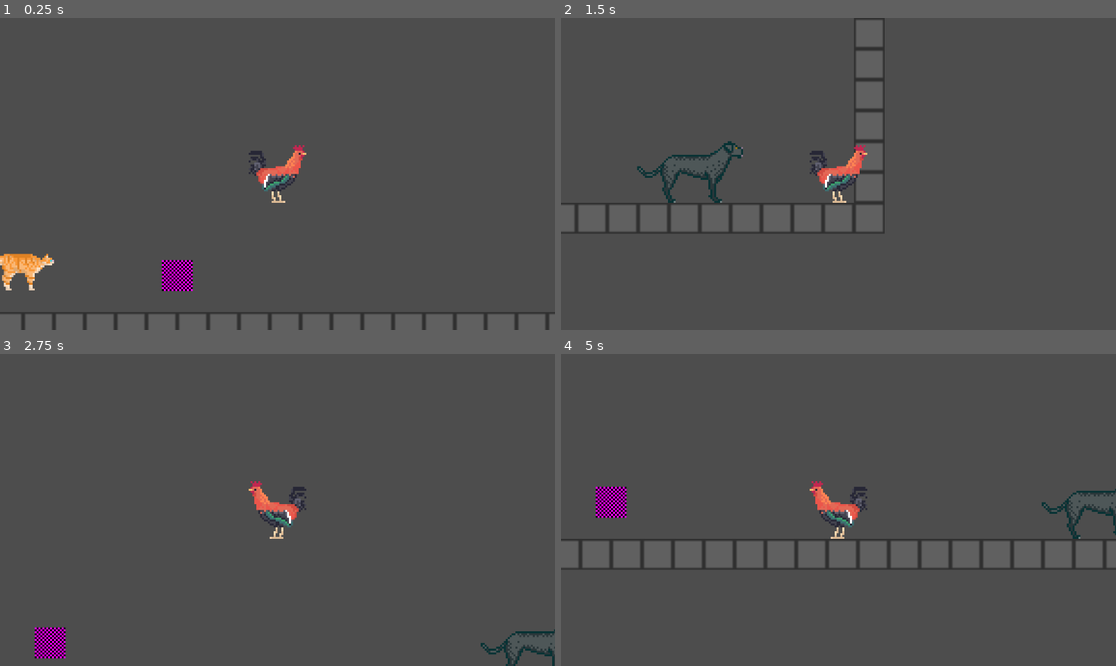
Above: before the commit, frames 1-4 (two rows, left to right).
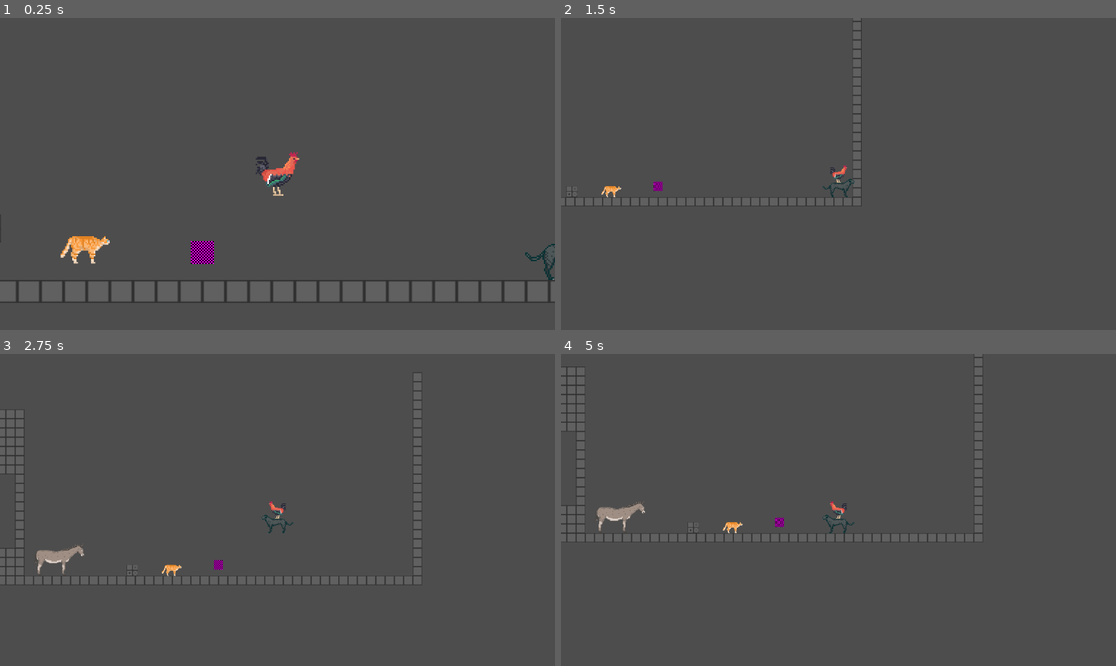
Above: after the commit, the same moments.

Repository: EdgeGnW/DETTAGameJam2026
Game: Godot game, scene res://modules/Test/Frederick.tscn
Same seed, same stepped clock (60 frames per second), same inputs: the game is played once before the commit and once after it. This scene is started directly instead of the project's main scene.
Inputs:
- Up to frame 1 (0.25 s): no input
- Up to frame 2 (1.5 s): tap Enter (ui_accept) at 0.5 s; hold Enter (ui_accept) 0.53-1.28 s; hold Right (ui_right) from 0.53 s (still down); tap Ctrl (roll) at 1.35 s
- Up to frame 3 (2.75 s): tap Enter (ui_accept) at 1.52, 1.55, 1.82 s; release Right (ui_right) at 2.03 s; hold Left (ui_left) from 2.03 s (still down); hold Enter (ui_accept) from 2.03 s (still down)
- Up to frame 4 (5 s): release Left (ui_left) at 2.78 s; release Enter (ui_accept) at 2.78 s; hold Right (ui_right) 2.78-4.28 s; tap Ctrl (roll) at 2.85, 4.35 s; tap Enter (ui_accept) at 3.02, 3.05, 3.32, 4.52, 4.55, 4.82 s; hold Enter (ui_accept) 3.53-4.28 s; hold Left (ui_left) from 4.28 s (still down)

The runs differ from the first frame. In frame 1, 4.2% of the frame differs, in the area x 0-100%, y 40-100%; in frame 2, 3.1%; in frame 3, 2.4%; in frame 4, 3.9%.

Commit message:
Jumping Mechanics

Diff:
--- a/modules/Player/Cat/cat.tscn
+++ b/modules/Player/Cat/cat.tscn
@@ -21,9 +21,10 @@
 texture_filter = 1
 collision_layer = 4
 script = ExtResource("1_hkbnf")
-gravity = Vector2(0, 1000)
+jump_height = 250.0
 max_fall_speed = 600.0
 height = 19.0
+camera_zoom = 2.0
 animal_state = 2
 
 [node name="CollisionShape2D" type="CollisionShape2D" parent="."]
--- a/modules/Player/Dog/dog.tscn
+++ b/modules/Player/Dog/dog.tscn
@@ -19,9 +19,9 @@
 texture_filter = 1
 collision_layer = 8
 script = ExtResource("1_c2sop")
-jump_velocity = -500.0
-gravity = Vector2(0, 1000)
+jump_height = 200.0
 height = 32.0
+camera_zoom = 1.2
 animal_state = 2
 
 [node name="CollisionShape2D" type="CollisionShape2D" parent="."]
--- a/modules/Player/Donkey/donkey.tscn
+++ b/modules/Player/Donkey/donkey.tscn
@@ -20,8 +20,9 @@
 collision_mask = 33
 script = ExtResource("1_mhh0p")
 speed = 100.0
-jump_velocity = 0.0
+jump_height = 0.0
 height = 64.0
+camera_zoom = 0.7
 animal_state = 2
 
 [node name="CollisionShape2D" type="CollisionShape2D" parent="."]
--- a/modules/Player/Rooster/rooster.tscn
+++ b/modules/Player/Rooster/rooster.tscn
@@ -14,10 +14,10 @@
 texture_filter = 1
 collision_layer = 2
 script = ExtResource("1_rordu")
-jump_velocity = -300.0
-gravity = Vector2(0, 400)
-max_fall_speed = 200.0
+jump_height = 150.0
+max_fall_speed = 50.0
 height = 30.0
+camera_zoom = 3.0
 
 [node name="CollisionShape2D" type="CollisionShape2D" parent="."]
 shape = SubResource("CapsuleShape2D_ycsqo")
--- a/modules/Player/player_2d.gd
+++ b/modules/Player/player_2d.gd
@@ -2,12 +2,13 @@
 extends CharacterBody2D
 
 @export var speed: float = 300.0
-@export var jump_velocity: float = -400.0
-@export var gravity: Vector2 = Vector2(0, 900)
+@export var jump_height: float = 40.0
 @export var max_fall_speed: float = 1000
 @export var height: float
 @export var camera_zoom: float = 1.0
+var gravity: Vector2 = Vector2(0, 1000)
 const MAX_VELOCITY: float = 80
+var free_falling: bool = false
 
 var movement_locked := false
 var dir: int
@@ -21,10 +22,13 @@
 func _physics_process(delta: float) -> void:
 	if animal_state == AnimalState.Animal_state.RIDING:
 		return
-	# Add the gravity.
+	# Add the gravity
 	if not is_on_floor():
 		velocity += gravity * delta
-		velocity.y = clamp(velocity.y, -1000, max_fall_speed)
+		var upper_limit = max_fall_speed
+		if free_falling:
+			upper_limit = 1000
+		velocity.y = clamp(velocity.y, -1000, upper_limit)
 
 	# Get the input direction and handle the movement/deceleration.
 	# As good practice, you should replace UI actions with custom gameplay actions.
@@ -57,7 +61,7 @@
 			collision.apply_central_impulse(collider.get_normal() * -speed)
 
 func jump() -> void:
-	velocity.y = jump_velocity
+	velocity.y = -sqrt(1000 * jump_height)
 
 func set_animal_state(new_state: AnimalState.Animal_state) -> void:
 	animal_state = new_state
@@ -87,9 +91,18 @@
 			if Input.is_action_pressed("ui_down") and has_mount:
 				dismount(false)
 			elif Input.is_action_pressed("ui_up") and has_mount:
+				free_falling = false
 				dismount(true)
 			elif not movement_locked and is_on_floor():
+				free_falling = false
 				jump()
+		elif event.is_action_released("ui_accept"):
+			if velocity.y < 0:
+				velocity.y *= 0.5
+		elif event.is_action_pressed("ui_down"):
+			free_falling = true
+		elif event.is_action_released("ui_down"):
+			free_falling = false
 
 func flip_mount():
 	if not has_mount: return
--- a/modules/Test/Frederick.tscn
+++ b/modules/Test/Frederick.tscn
@@ -43,7 +43,7 @@
 
 [node name="Cat" parent="." instance=ExtResource("4_vm8yo")]
 position = Vector2(719, 506)
-camera_zoom = 2.5
+jump_height = 250.0
 
 [node name="RigidBody2D" type="RigidBody2D" parent="." groups=["movables"]]
 position = Vector2(651, 496)
@@ -63,13 +63,13 @@
 
 [node name="Rooster" parent="." instance=ExtResource("3_fkea0")]
 position = Vector2(852, 475)
-camera_zoom = 4.0
+max_fall_speed = 50.0
 
 [node name="Camera2D" type="Camera2D" parent="Rooster"]
 script = ExtResource("7_jbcf8")
 
 [node name="Dog" parent="." instance=ExtResource("7_dhvk3")]
 position = Vector2(1051, 513)
-camera_zoom = 1.5
+jump_height = 200.0
 
 [connection signal="body_entered" from="RigidBody2D" to="RigidBody2D" method="_on_body_entered"]
Not shown: 1 places in modules/Player/Dog/dog.tscn that only renumber resources
Not shown: 1 places in modules/Player/Donkey/donkey.tscn that only renumber resources
Not shown: 1 places in modules/Player/Rooster/rooster.tscn that only renumber resources
